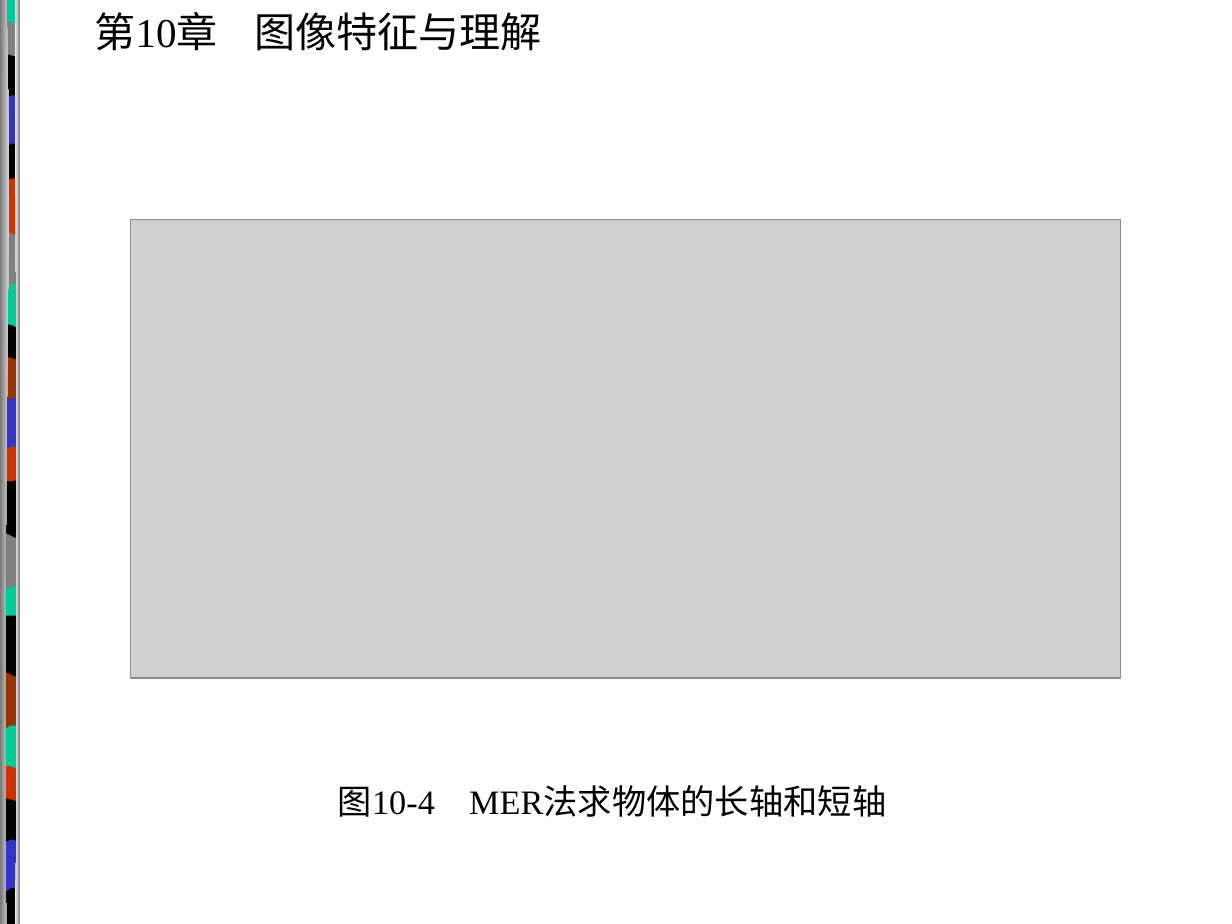
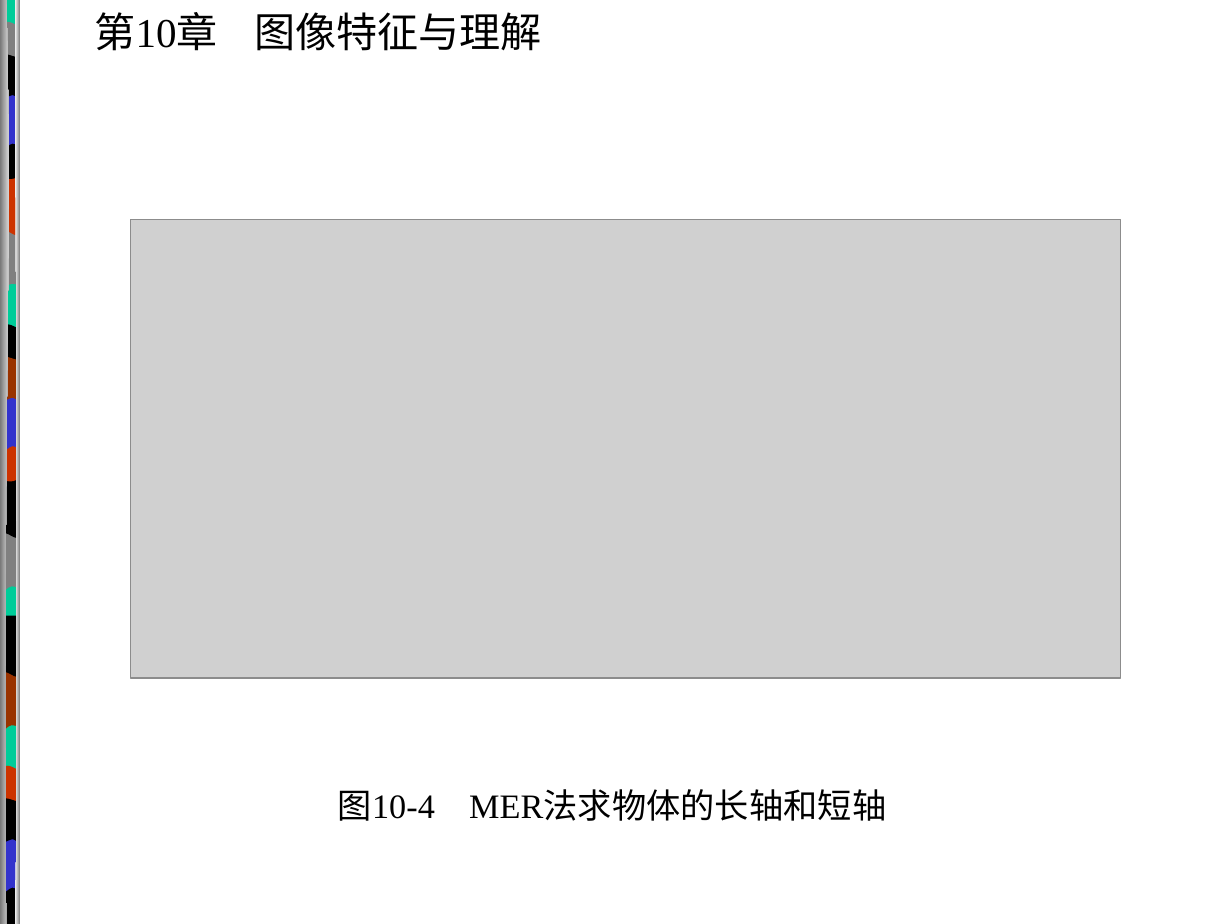
Before and after one commit to RMSnow/DIP-Notes, a slide deck: slide 18 of 课件/第10章.ppt. Drawn at 1232x924 pixels with LibreOffice and Linux fonts; fonts in the diff are those of the drawing; grey boxes stand for pictures; background and template pictures are left out. Boxes give left, top, right and bottom in pixels: in the first picture for what was removed or moved away, otherwise in the second. Text is boxed around its words. In the diff, an @@ line names an element or a change of style, - is before the commit and + after.

```diff
--- a/课件/第10章.ppt
+++ b/课件/第10章.ppt
@@ text "图10-4 MER法求物体的长轴和短轴" at [338, 790, 886, 821]: line spacing 1.1 to 1.2 @@
```
Also in this commit, not shown: 176 other slides changed, 20 other files.
